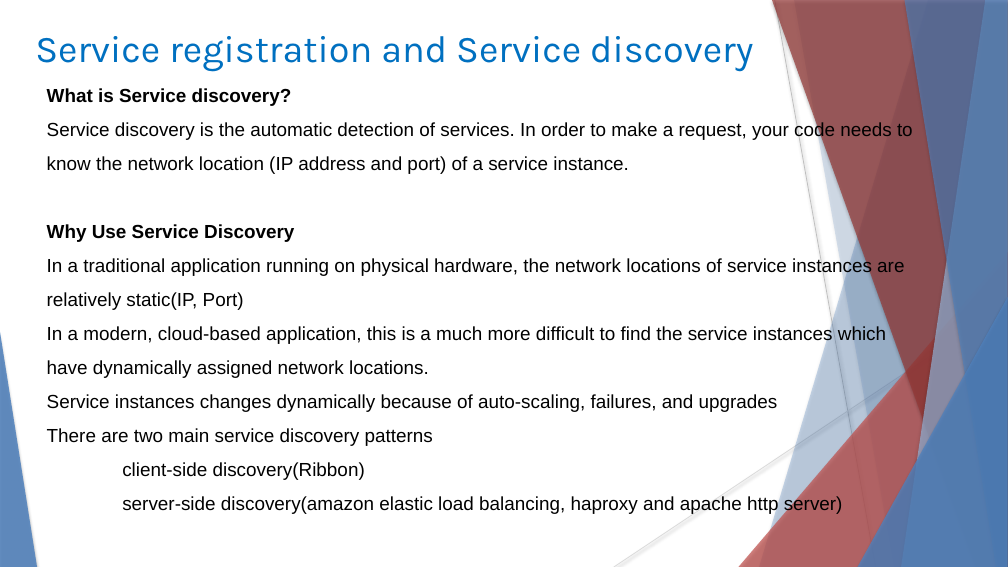
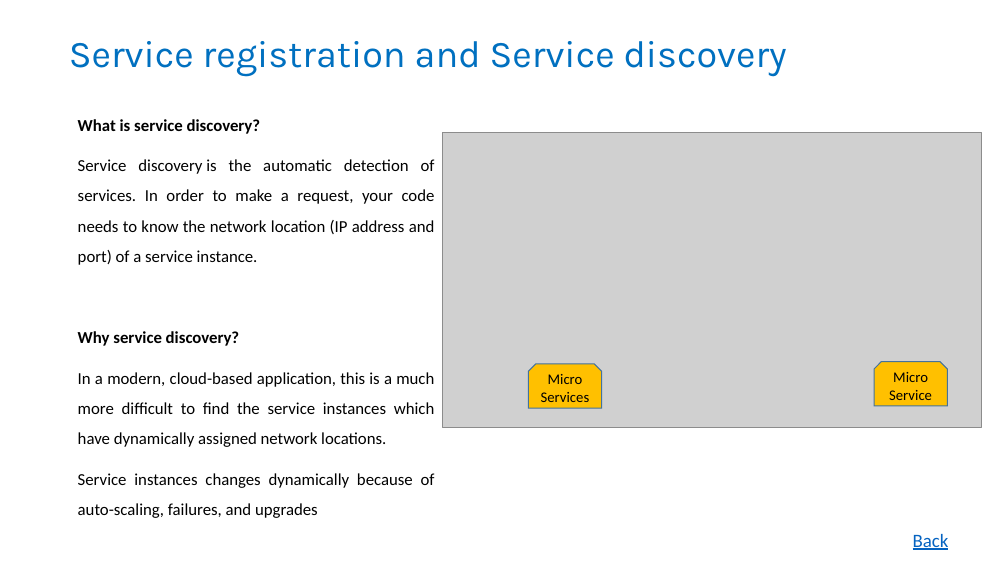
Before and after one commit to rameshbgm/Microservice, a slide deck: slide 16 of Micro Services.pptx (slide 14 before the commit). Drawn at 1008x567 pixels with LibreOffice and Linux fonts; fonts in the diff are those of the drawing; grey boxes stand for pictures. Boxes give left, top, right and bottom in pixels: in the first picture for what was removed or moved away, otherwise in the second. Text is boxed around its words. In the diff, an @@ line names an element or a change of style, - is before the commit and + after.

```diff
--- a/Micro Services.pptx
+++ b/Micro Services.pptx
@@ text "Service registration and Service discovery": place and size @@
-text "Service registration and Service discovery" at box(35, 36, 753, 71)
+text "Service registration and Service discovery" at box(69, 41, 787, 76)
@@ text "Service registration and Service discovery" at box(69, 41, 787, 76): vertical alignment middle to bottom @@
@@ freeform shape removed at box(759, 0, 1008, 567) @@
@@ freeform shape removed at box(772, 0, 1008, 567) @@
@@ line removed from (775, 0) to (876, 567) @@
@@ freeform shape removed at box(794, 0, 1008, 567) @@
@@ freeform shape removed at box(901, 0, 1008, 567) @@
@@ freeform shape removed at box(904, 0, 1008, 567) @@
@@ text "What is service discovery?": place and size @@
-text "What is service discovery?" at box(47, 88, 913, 514)
+text "What is service discovery?" at box(78, 119, 435, 518)
@@ text at box(78, 119, 261, 134): text changed; size 18 to 16 pt; font Arial to Calibri @@
-  What is Service discovery?
+What is service discovery?
@@ picture added at box(442, 132, 982, 427) @@
@@ text at box(78, 159, 435, 518): size 18 to 16 pt, font Arial to Calibri in "Service discovery is the automatic detection of ...", "In a modern, cloud-based application, this is ...", "Service instances changes dynamically because of auto-scalin ..."; alignment left to justified; list level 2 to 1 in "Service discovery is the automatic ..."; list level 2 to 1 in "In a modern, cloud-based application, ..."; list level 2 to 1 in "Service instances changes dynamically because ..." @@
@@ triangle removed at box(739, 252, 1008, 567) @@
@@ triangle removed at box(858, 297, 1008, 567) @@
@@ line removed from (1008, 305) to (614, 567) @@
@@ triangle removed at box(0, 332, 37, 567) @@
@@ text at box(78, 331, 240, 346): text changed; size 18 to 16 pt; font Arial to Calibri; bold on @@
-  Why Use Service Discovery
-  In a traditional application running on physical hardware, the network locations of service instances are relatively static(IP, Port)
+Why service discovery?
@@ snip same rect added at box(529, 364, 602, 408), fill #FFC000, outline #43739E 1 pt, 14 pt, text #000000 @@
+Micro Services
@@ snip same rect added at box(874, 361, 948, 406), fill #FFC000, outline #43739E 1 pt, 14 pt, text #000000 @@
+Micro Service
@@ text at box(47, 428, 843, 514): paragraphs removed @@
-  There are two main service discovery patterns
-  client-side discovery(Ribbon)
-  server-side discovery(amazon elastic load balancing, haproxy and apache http server)
@@ text added at box(913, 534, 949, 550), 18 pt, text #0563C1, underline @@
+Back
```
Also in this commit, not shown: 16 other slides changed, 4 slides added, 6 slides removed.
